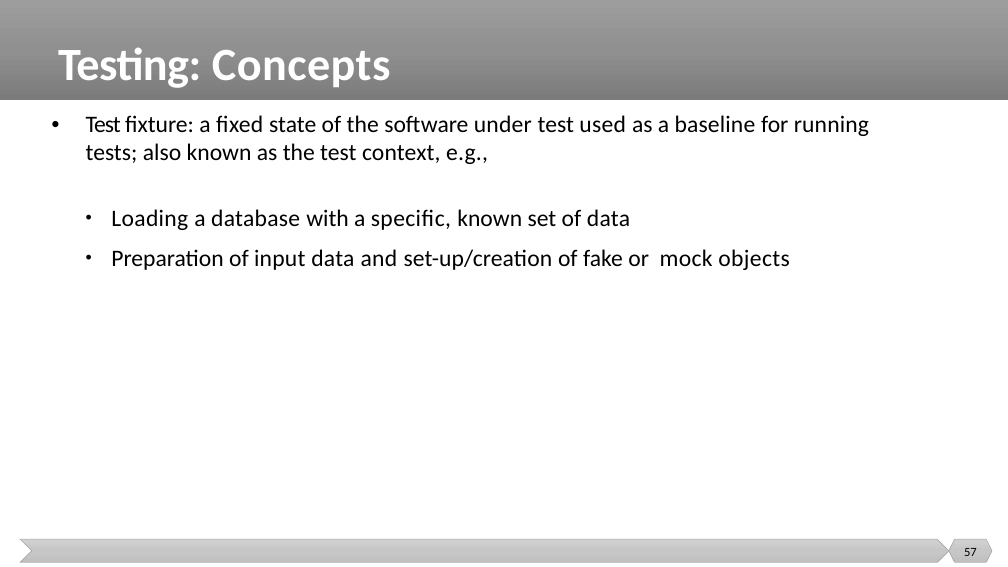
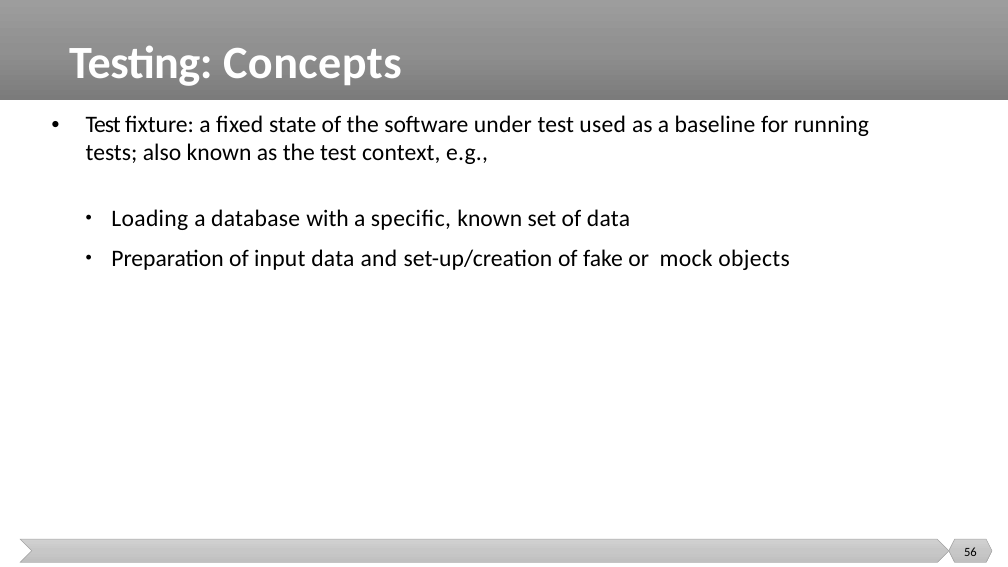
Before and after one commit to malenezi/malenezi, a slide deck: slide 56 of SE401/Lectures/1-Introduction/Introduction.pptx (slide 57 before the commit). Drawn at 1008x567 pixels with LibreOffice and Linux fonts; fonts in the diff are those of the drawing. Boxes give left, top, right and bottom in pixels: in the first picture for what was removed or moved away, otherwise in the second. Text is boxed around its words. In the diff, an @@ line names an element or a change of style, - is before the commit and + after.

```diff
--- a/SE401/Lectures/1-Introduction/Introduction.pptx
+++ b/SE401/Lectures/1-Introduction/Introduction.pptx
@@ title "Testing: Concepts": place and size @@
-title "Testing: Concepts" at [58, 47, 391, 88]
+title "Testing: Concepts" at [69, 45, 402, 86]
@@ page number at [964, 547, 977, 556]: text changed @@
-57
+56
```
Also in this commit, not shown: 7 other slides changed, 1 slide removed.
